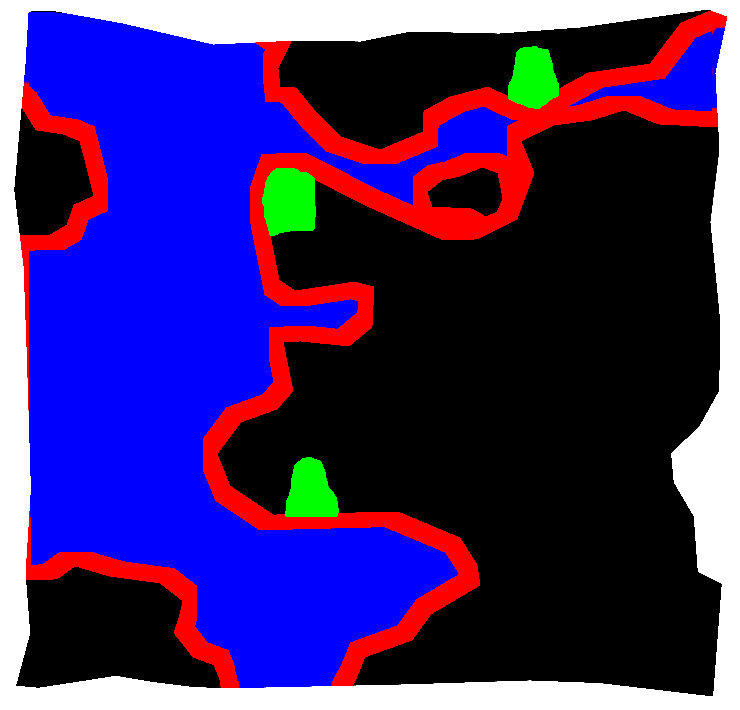
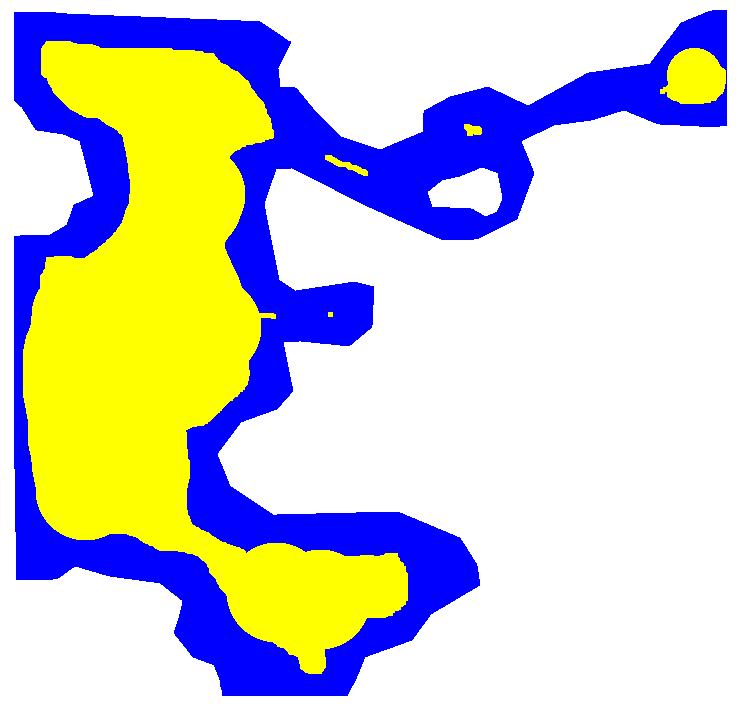
The second 740×710 image is a revision of the first. Changes to its layers:
added layer "pool locations" above "monter locations" over [23, 41, 726, 674]
added layer "monter locations" above "map outline" over [71, 48, 665, 638]
hid "map outline" over [14, 10, 727, 696]
hid "city guide" over [262, 46, 559, 517]
hid "land" over [14, 10, 727, 696]
hid "shallows" over [14, 10, 727, 696]
hid "city icons" over [274, 47, 553, 508]
hid "map" over [14, 10, 727, 696]
hid "map base" over [14, 10, 727, 696]
